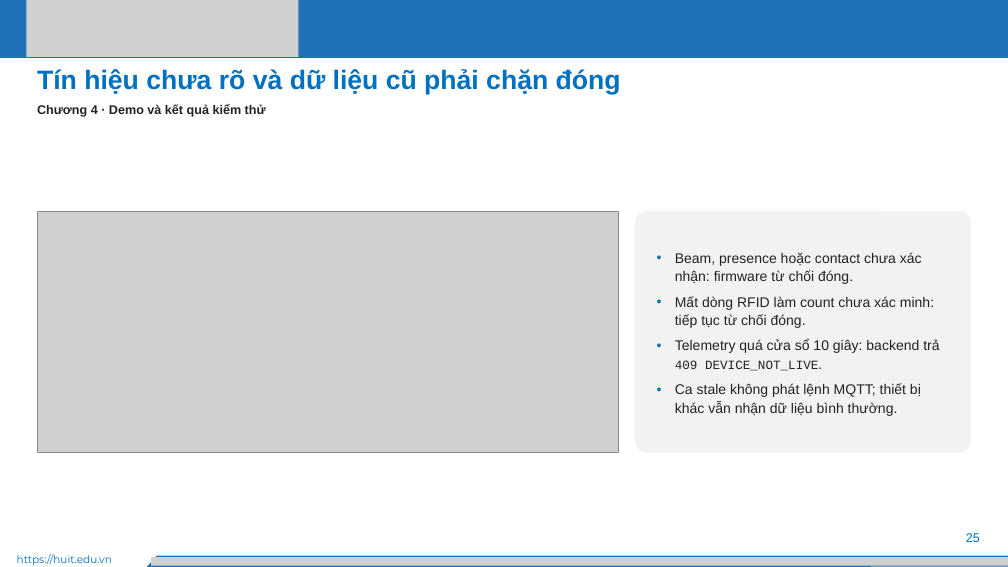
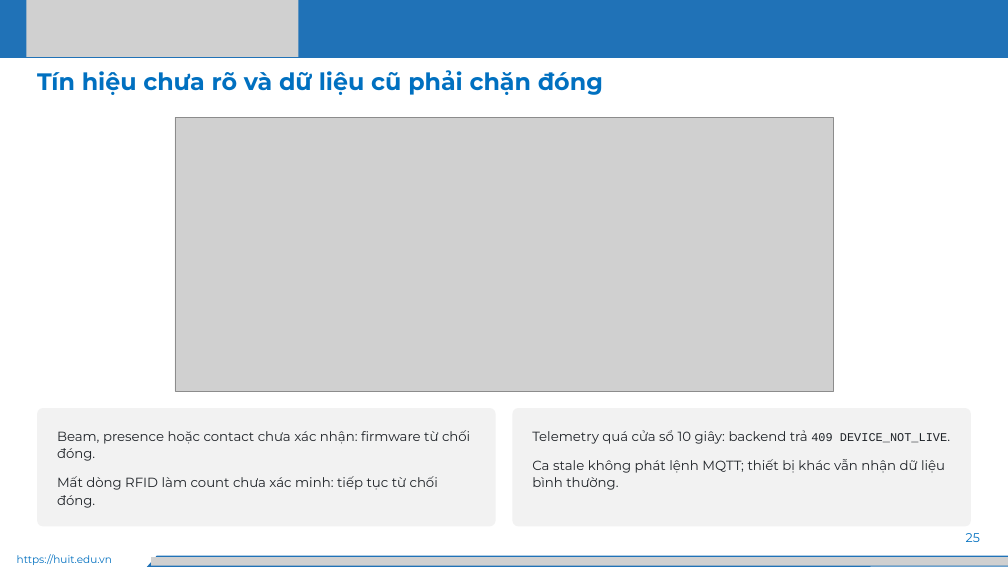
Before and after one commit to Huuloc123456/khoguard-iot, a slide deck: slide 25 of docs/slides/KhoGuard-thuyet-trinh.pptx. Drawn at 1008x567 pixels with LibreOffice and Linux fonts; fonts in the diff are those of the drawing; grey boxes stand for pictures. Boxes give left, top, right and bottom in pixels: in the first picture for what was removed or moved away, otherwise in the second. Text is boxed around its words. In the diff, an @@ line names an element or a change of style, - is before the commit and + after.

```diff
--- a/docs/slides/KhoGuard-thuyet-trinh.pptx
+++ b/docs/slides/KhoGuard-thuyet-trinh.pptx
@@ text "Tín hiệu chưa rõ và ..." at box(37, 70, 603, 95): size 38 to 34 pt, font Arial to Montserrat @@
@@ text removed at box(37, 104, 266, 117) @@
-Chương 4 · Demo và kết quả kiểm thử
@@ picture: place and size @@
-picture at box(37, 211, 618, 453)
+picture at box(175, 117, 833, 391)
@@ text in rounded rectangle at box(675, 252, 934, 328): paragraphs removed @@
-• Beam, presence hoặc contact chưa xác nhận: firmware từ chối đóng.
-• Mất dòng RFID làm count chưa xác minh: tiếp tục từ chối đóng.
@@ rounded rectangle added at box(37, 408, 496, 527), fill #F2F2F2, 19 pt, text #1F2328 @@
+Beam, presence hoặc contact chưa xác nhận: firmware từ chối đóng.
+Mất dòng RFID làm count chưa xác minh: tiếp tục từ chối đóng.
@@ rounded rectangle "Telemetry quá cửa sổ 10 ...": place and size @@
-rounded rectangle "Telemetry quá cửa sổ 10 ..." at box(635, 211, 971, 453)
+rounded rectangle "Telemetry quá cửa sổ 10 ..." at box(513, 408, 971, 527)
@@ rounded rectangle "Telemetry quá cửa sổ 10 ..." at box(513, 408, 971, 527): size 20 to 19 pt, font Arial to Montserrat in "Telemetry quá cửa sổ 10 giây: backend ...", "Ca stale không phát lệnh MQTT; thiết ..."; size 18 to 17 pt in "409 DEVICE_NOT_LIVE."; bullet • to none; line spacing 1.08 to 1.1; more space between paragraphs; vertical alignment middle to top @@
@@ text "25" at box(966, 533, 980, 542): font Arial to Montserrat @@
```
Also in this commit, not shown: 32 other slides changed, 7 other files.
